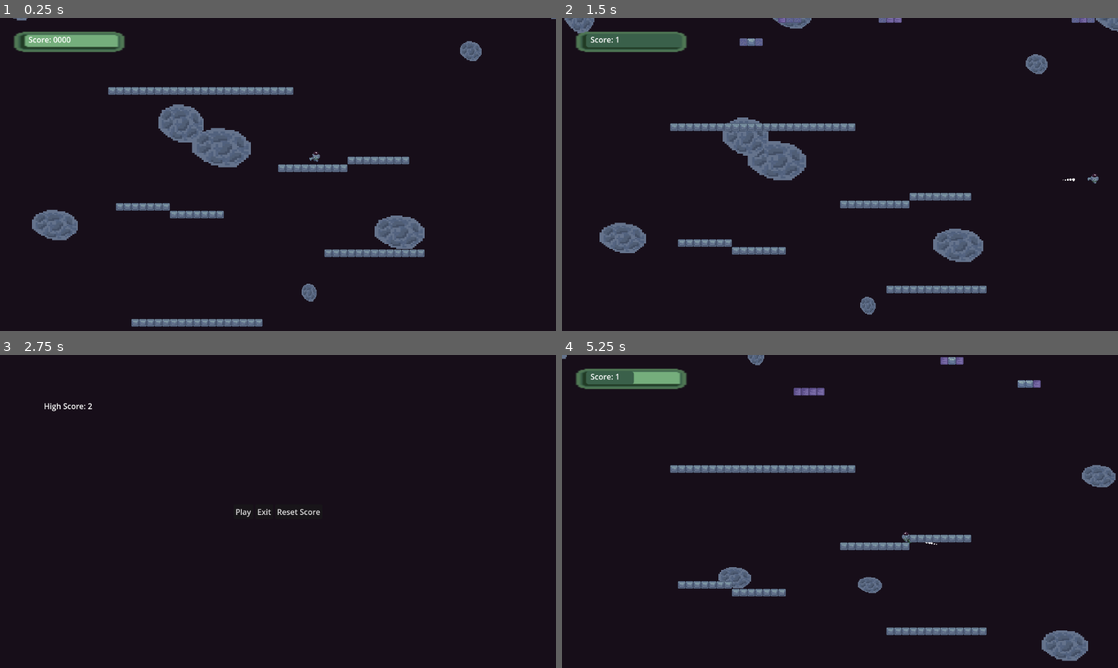
Above: before the commit, frames 1-4 (two rows, left to right).
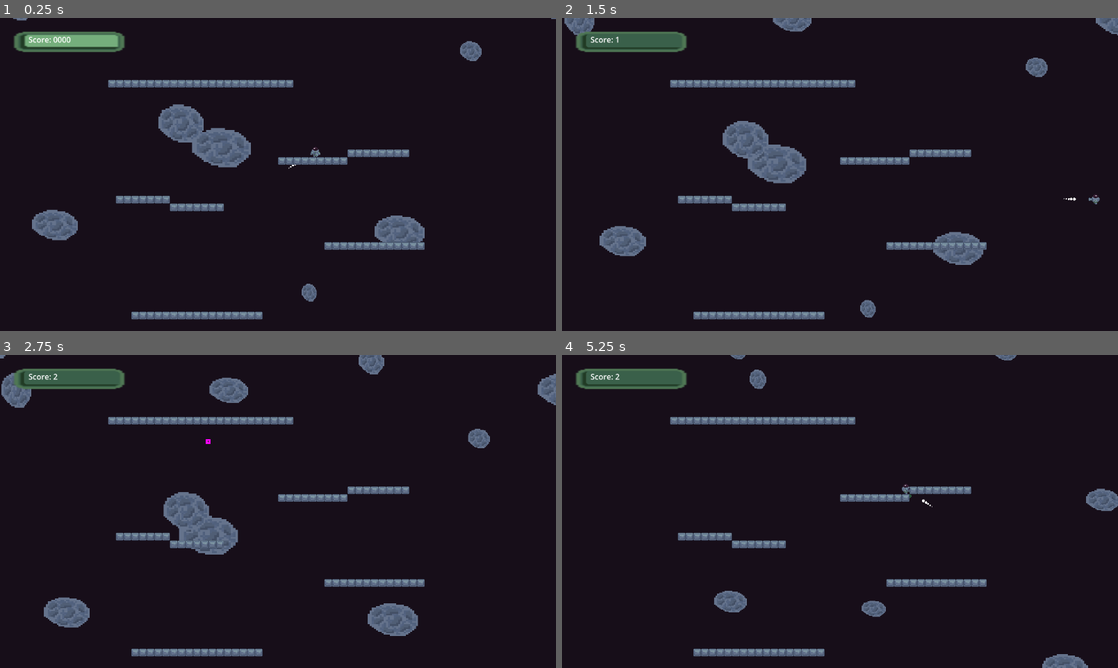
Above: after the commit, the same moments.

Repository: ScoreSpaceGameJam-SpaceGame/SpaceGame
Game: Godot game, scene res://levels/main_level/main_level.tscn
Same seed, same stepped clock (60 frames per second), same inputs: the game is played once before the commit and once after it. Sound files missing from this copy of the repository are replaced by a short silence.
Inputs (mouse positions are in pixels of both pictures, inside the frame that each line leads up to):
- Up to frame 1 (0.25 s): no input
- Up to frame 2 (1.5 s): move the mouse to (962, 158) at 0.52 s; hold D (MoveRight) from 0.53 s (still down); click (962, 158) at 0.6 s; move the mouse to (728, 190) at 1.27 s; tap Space (Teleport) at 1.35 s
- Up to frame 3 (2.75 s): move the mouse to (333, 442) at 2.02 s; release D (MoveRight) at 2.03 s; hold A (MoveLeft) from 2.03 s (still down); click (333, 442) at 2.1 s
- Up to frame 4 (5.25 s): release A (MoveLeft) at 2.75 s; click (767, 442) at 2.75 s, where only the run after the commit has a clickable "Main Menu"; click (806, 511) at 3.5 s, where only the run before the commit has a clickable "Play"; move the mouse to (812, 574) at 4.27 s; hold D (MoveRight) from 4.28 s (still down); tap Space (Teleport) at 4.35 s; move the mouse to (1006, 558) at 5.02 s; click (1006, 558) at 5.1 s

The runs differ from the first frame. In frame 1, 5.7% of the frame differs, in the area x 2-87%, y 0-99%; in frame 2, 6.8%; in frame 3, 8.8%, in the area x 0-100%, y 0-97%; in frame 4, 8.8%.

Commit message:
Death menu and ending song incorporated

Diff:
--- a/globals/global.gd
+++ b/globals/global.gd
@@ -7,11 +7,6 @@
 	if get_high_score() < current_score:
 		high_score = current_score
 		save_score(current_score)
-
-	call_deferred("change_to_menu")
-
-func change_to_menu():
-	get_tree().change_scene_to_file("res://levels/menu/menu.tscn")
 
 func save_score(score: int) -> void:
 	var save_file = FileAccess.open("user://highscore.save", FileAccess.WRITE)
--- a/levels/main_level/Astroid.tscn
+++ b/levels/main_level/Astroid.tscn
@@ -8,7 +8,7 @@
 
 const START_SCROLL_SPEED: float = .1
 const START_SCROLL_OFFSET: float = -40
-const ACCELERATION_RATE: float = .3
+const ACCELERATION_RATE: float = .4
 const MAX_SCROLL_POSITION: float = 100
 
 var scroll_speed: float
--- a/levels/main_level/main_level.gd
+++ b/levels/main_level/main_level.gd
@@ -1,6 +1,6 @@
 extends Node2D
 
-const SCROLL_SPEED: float = 1
+const SCROLL_SPEED: float = 0
 const TILE_MAP_LAYER_WIDTH = 90
 const TILE_MAP_LAYER_HEIGHT = 50
 const MIN_NUMBER_OF_PLATFORMS_PER_LAYER = 20
@@ -12,6 +12,8 @@
 const TILE_SET_TO_USE = "res://levels/main_level/map_tileset.tres"
 
 @onready var audio_stream : AudioStreamPlayer = $AudioStreamPlayer
+
+const main_song_loop = preload("res://levels/main_level/inevitable_force_loop.wav")
 
 var score = 0
 var tile_map_layers: Array = []
@@ -26,6 +28,7 @@
 		Global.get_high_score()
 
 func restart_music() -> void:
+	audio_stream.stream = main_song_loop
 	audio_stream.play()
 
 func _physics_process(delta: float) -> void:
@@ -85,5 +88,36 @@
 func _on_player_death_body_entered(body: Node2D) -> void:
 	if "Player" not in body.get_groups():
 		return
+
+	# Stop everything and end the game
+	$Player.queue_free()
 	$ScoreTimer.stop()
 	Global.game_over()
+	$CanvasLayer/Menu/MarginContainer/FinalScore.text = "You had a final score of: %s" % str(Global.current_score)
+
+	# Fade the current song loop out and the ending in
+	$SongEndingPlayer.play()
+	var loop_tween = get_tree().create_tween()
+	var ending_tween = get_tree().create_tween()
+	loop_tween.tween_property($AudioStreamPlayer, "volume_db", -50, 3)
+	ending_tween.tween_property($SongEndingPlayer, "volume_db", 0, 3)
+
+	# Open the death menu
+	$CanvasLayer/Menu.scale = Vector2(0, 0)
+	$CanvasLayer/Menu.visible = true
+	var menu_tween = get_tree().create_tween()
+	menu_tween.set_trans(Tween.TRANS_EXPO)
+	menu_tween.tween_property($CanvasLayer/Menu, "scale", Vector2(1, 1), 2)
+
+
+func _on_exit_pressed() -> void:
+	get_tree().quit()
+
+func _on_main_menu_pressed() -> void:
+	call_deferred("load_main_menu")
+
+func load_main_menu():
+	get_tree().change_scene_to_file("res://levels/menu/menu.tscn")
+
+func _on_play_again_pressed() -> void:
+	get_tree().reload_current_scene()
--- a/levels/main_level/main_level.tscn
+++ b/levels/main_level/main_level.tscn
@@ -1,9 +1,10 @@
-[gd_scene load_steps=14 format=4 uid="uid://bghx2oxnj2vx2"]
+[gd_scene load_steps=16 format=4 uid="uid://bghx2oxnj2vx2"]
 
 [ext_resource type="Script" path="res://levels/main_level/main_level.gd" id="1_dvjk0"]
 [ext_resource type="PackedScene" uid="uid://domnmo2ft2frd" path="res://characters/player/player.tscn" id="2_cjvwa"]
 [ext_resource type="TileSet" uid="uid://qprgehqdwpm2" path="res://levels/main_level/map_tileset.tres" id="3_b03ey"]
-[ext_resource type="AudioStream" uid="uid://dtji5ehw3sg5s" path="res://levels/main_level/Inevitable Force.wav" id="3_yrvgj"]
+[ext_resource type="AudioStream" uid="uid://bpr4mclputuaq" path="res://levels/main_level/inevitable_force_start.wav" id="4_gwp46"]
+[ext_resource type="AudioStream" uid="uid://bgqq2avmn23ta" path="res://levels/main_level/inevitable_force_end.wav" id="5_vt0u2"]
 [ext_resource type="Texture2D" uid="uid://dxic68s0fci4r" path="res://characters/player/sprite_assets/score_background.png" id="5_xensf"]
 [ext_resource type="PackedScene" uid="uid://btabuqbe7l5ad" path="res://levels/main_level/Astroid.tscn" id="6_5md4j"]
 
@@ -36,6 +37,8 @@
 corner_radius_bottom_right = 6
 corner_radius_bottom_left = 6
 
+[sub_resource type="PlaceholderTexture2D" id="PlaceholderTexture2D_scqkl"]
+
 [node name="MainLevel" type="Node2D"]
 script = ExtResource("1_dvjk0")
 
@@ -90,8 +93,12 @@
 anchor_mode = 0
 
 [node name="AudioStreamPlayer" type="AudioStreamPlayer" parent="."]
-stream = ExtResource("3_yrvgj")
+stream = ExtResource("4_gwp46")
 autoplay = true
+
+[node name="SongEndingPlayer" type="AudioStreamPlayer" parent="."]
+stream = ExtResource("5_vt0u2")
+volume_db = -25.0
 
 [node name="ScoreTimer" type="Timer" parent="."]
 autostart = true
@@ -156,7 +163,75 @@
 [node name="Astroid9" parent="CanvasLayer/ParallaxBackground" instance=ExtResource("6_5md4j")]
 position = Vector2(0, 475)
 
+[node name="Menu" type="Control" parent="CanvasLayer"]
+visible = false
+custom_minimum_size = Vector2(300, 300)
+layout_mode = 3
+anchors_preset = 8
+anchor_left = 0.5
+anchor_top = 0.5
+anchor_right = 0.5
+anchor_bottom = 0.5
+offset_left = -20.0
+offset_top = -20.0
+offset_right = 20.0
+offset_bottom = 20.0
+grow_horizontal = 2
+grow_vertical = 2
+
+[node name="TextureRect" type="TextureRect" parent="CanvasLayer/Menu"]
+layout_mode = 1
+anchors_preset = 15
+anchor_right = 1.0
+anchor_bottom = 1.0
+grow_horizontal = 2
+grow_vertical = 2
+texture = SubResource("PlaceholderTexture2D_scqkl")
+
+[node name="MarginContainer" type="MarginContainer" parent="CanvasLayer/Menu"]
+layout_mode = 1
+anchors_preset = 5
+anchor_left = 0.5
+anchor_right = 0.5
+offset_left = -117.5
+offset_right = 117.5
+offset_bottom = 40.0
+grow_horizontal = 2
+
+[node name="FinalScore" type="Label" parent="CanvasLayer/Menu/MarginContainer"]
+layout_mode = 2
+text = "You had a final score of: 00000"
+
+[node name="VBoxContainer" type="VBoxContainer" parent="CanvasLayer/Menu"]
+layout_mode = 1
+anchors_preset = 8
+anchor_left = 0.5
+anchor_top = 0.5
+anchor_right = 0.5
+anchor_bottom = 0.5
+offset_left = -48.0
+offset_top = -50.5
+offset_right = 48.0
+offset_bottom = 50.5
+grow_horizontal = 2
+grow_vertical = 2
+
+[node name="PlayAgain" type="Button" parent="CanvasLayer/Menu/VBoxContainer"]
+layout_mode = 2
+text = "Play Again"
+
+[node name="MainMenu" type="Button" parent="CanvasLayer/Menu/VBoxContainer"]
+layout_mode = 2
+text = "Main Menu"
+
+[node name="Exit" type="Button" parent="CanvasLayer/Menu/VBoxContainer"]
+layout_mode = 2
+text = "Exit Game"
+
 [connection signal="body_entered" from="Boundaries/PlayerDeath" to="." method="_on_player_death_body_entered"]
 [connection signal="body_entered" from="Boundaries/TileMapDeath" to="." method="_on_tile_map_death_body_entered"]
 [connection signal="timeout" from="ScoreTimer" to="." method="_on_update_score"]
 [connection signal="timeout" from="AstroidSpawnTimer" to="." method="_on_spawn_astroid"]
+[connection signal="pressed" from="CanvasLayer/Menu/VBoxContainer/PlayAgain" to="." method="_on_play_again_pressed"]
+[connection signal="pressed" from="CanvasLayer/Menu/VBoxContainer/MainMenu" to="." method="_on_main_menu_pressed"]
+[connection signal="pressed" from="CanvasLayer/Menu/VBoxContainer/Exit" to="." method="_on_exit_pressed"]
Not shown, removed: levels/main_level/Inevitable Force.wav.import
Not shown, added: levels/main_level/inevitable_force_end.wav.import
Not shown, added: levels/main_level/inevitable_force_loop.wav.import
Not shown, added: levels/main_level/inevitable_force_start.wav.import
Not shown, removed: levels/main_level/Inevitable Force.wav
Not shown, added: levels/main_level/inevitable_force_end.wav
Not shown, added: levels/main_level/inevitable_force_loop.wav
Not shown, added: levels/main_level/inevitable_force_start.wav
